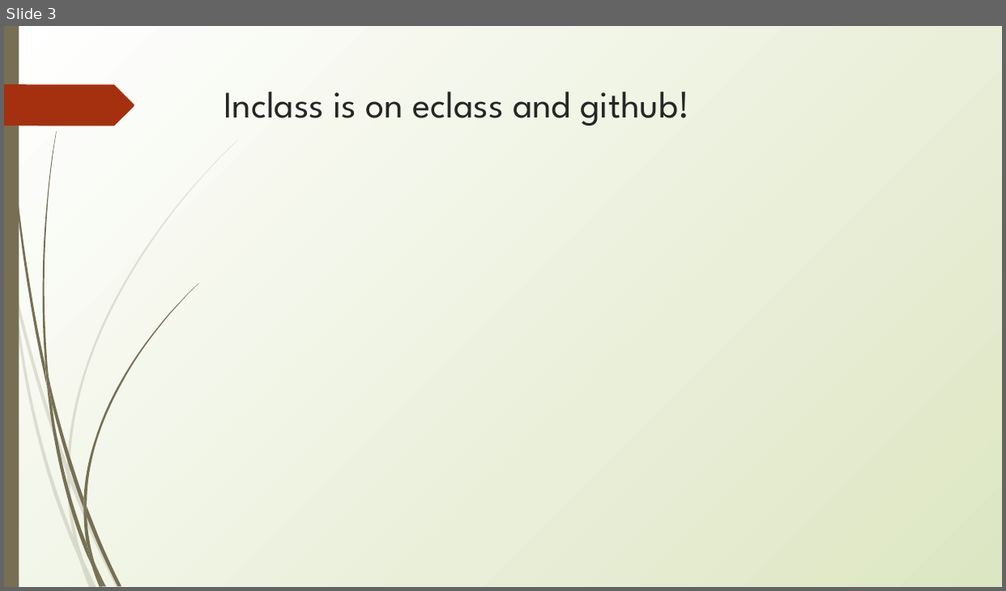
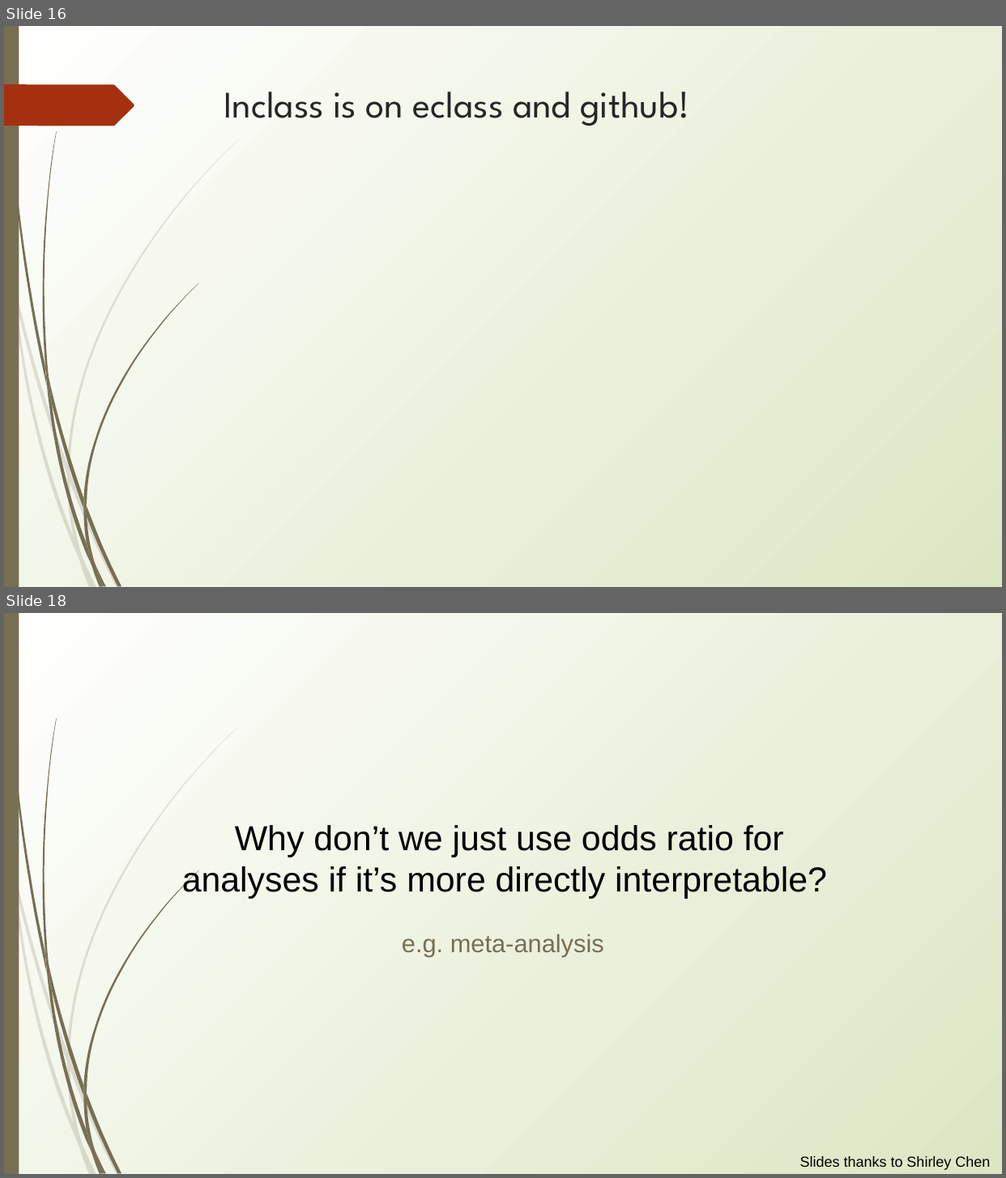
Before and after one commit to erynmcfarlane/GraduateStatsClass, a slide deck: Lecture5.pptx. Shown one above the other, each under a label of ours: slide 3 before the commit, slides 16 and 18 after it; the slides between them are not shown. The pictures are 1006x591 and 1006x1178 pixels, drawn with LibreOffice and Linux fonts; fonts in the diff are those of the drawing. Boxes give left, top, right and bottom in pixels: in the first picture for what was removed or moved away, otherwise in the second. Text is boxed around its words. In the diff, an @@ line names an element or a change of style, - is before the commit and + after.

```diff
--- a/Lecture5.pptx
+++ b/Lecture5.pptx
@@ slide 18 added at [4,613,1002,1174], background gradient #FFFFFF to #DDE6C3; not listed: 23 template elements that a slide beside it also shows @@
@@ text added at [182,825,827,899], 33.3 pt, text #000000 @@
+Why don’t we just use odds ratio for analyses if it’s more directly interpretable?
@@ text added at [402,934,604,957], 24 pt, text #766F54 @@
+e.g. meta-analysis
@@ text added at [800,1157,990,1170], 14 pt, text #000000 @@
+Slides thanks to Shirley Chen
@@ what was slide 3 is now slide 16 @@
```
Also in this commit, not shown: 1 slide changed, 19 other slides added.
